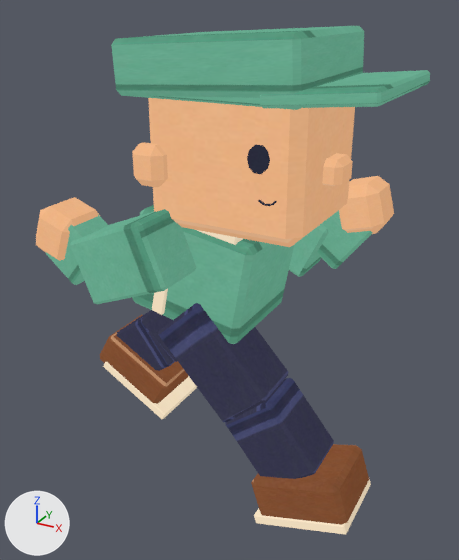
The glTF model games/speed_tofu/art/screenrace/courier_mint.glb as it was, and as the next commit left it.
Before and after are seen from a 50 mm lens placed at (0.632, -1.112, 1.043), pointed at (0.019, 0.003, 0.486). Lighting does not change. The marker at lower left points along +X, +Y and +Z. The older version comes first. Where no turn or scale is listed for an object, it has been applied to the vertices. Vertices at exactly the same position are counted once.

Objects in the first picture: 'brim', 'cap', 'head', 'jacket', 'mitten_0', 'mitten_1', 'shin_0', 'shin_1', 'shoe_0', 'shoe_1', 'sleeve_0', 'sole_0', 'sole_1', 'thigh_0' and 10 more.
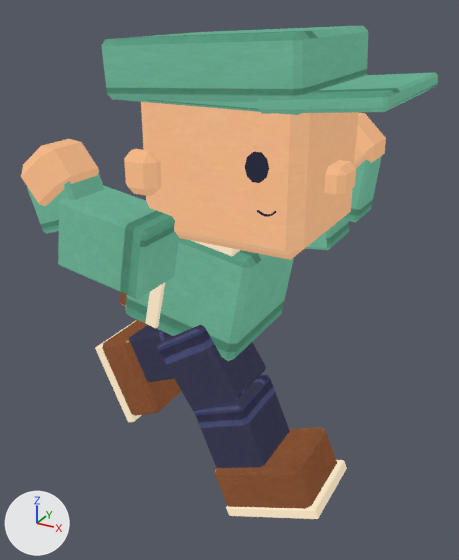
Not drawn themselves, but carrying or shaping drawn objects: ob_courier, ob_arm_0, ob_arm_1, ob_leg_0, ob_leg_1.

Where the newer file only moved an object's origin or applied its transform, the numbers keep the older frame.

Where the change shows, as pixel boxes (x1, y1, x2, y2) in the pictures (459 x 560 px):
'head', moved, rescaled (6% taller): before (148, 98, 355, 247); after (141, 102, 359, 260)
'cap', moved, rescaled: before (111, 26, 364, 98); after (102, 26, 368, 102)
'jacket', moved, rescaled: before (132, 205, 294, 344); after (125, 238, 294, 361)
'sleeve_0', moved, rescaled, turned: before (70, 209, 196, 304); after (58, 185, 179, 299)
'shoe_0', moved, turned, rescaled: before (251, 444, 369, 525); after (214, 428, 337, 509)
'shin_0', reshaped, moved, rescaled, turned: before (225, 378, 334, 479); after (194, 375, 290, 468)
'thigh_0', reshaped, moved, rescaled, turned: before (158, 303, 288, 423); after (157, 325, 266, 412)
'mitten_0', moved, rescaled, turned: before (36, 197, 100, 261); after (21, 139, 99, 206)
'brim', moved, rescaled: before (260, 70, 430, 109); after (258, 73, 438, 114)
'shoe_1', moved, turned, rescaled: before (100, 315, 188, 404); after (102, 320, 181, 416)
'mitten_1', moved, rescaled, turned: before (339, 176, 394, 234); after (354, 113, 386, 168)
'forearm_1', moved, rescaled, turned: before (317, 210, 373, 269); after (342, 156, 382, 223)
'sole_0', moved, turned, rescaled: before (254, 479, 371, 535); after (226, 460, 347, 519)
'forearm_0', moved, rescaled, turned: before (46, 214, 109, 285); after (27, 172, 104, 234)
'shin_1', reshaped, moved, rescaled, turned: before (117, 313, 176, 371); after (129, 325, 174, 382)
'ear_-1', moved, rescaled (7% taller): before (132, 143, 168, 187); after (124, 149, 161, 196)
'sole_1', moved, turned, rescaled: before (103, 362, 197, 419); after (95, 321, 141, 422)
'sleeve_1', moved, rescaled, turned: before (289, 224, 329, 277); after (305, 219, 349, 250)
'cap_band', moved, rescaled (7% taller): before (133, 96, 301, 110); after (127, 100, 302, 115)
'nose', moved, rescaled: before (322, 153, 353, 190); after (325, 160, 356, 199)
'eye_-1', moved, rescaled (7% taller): before (247, 145, 270, 174); after (245, 152, 269, 183)
'cargo_strap_-1', moved, rescaled: before (152, 289, 168, 315); after (145, 283, 165, 328)
'thigh_1', moved, rescaled, turned (not visible afterwards): before (141, 310, 177, 362)
'collar', moved, rescaled (mostly hidden): before (197, 230, 243, 245); after (191, 240, 240, 256)
'back_harness', moved, rescaled (not visible before): after (120, 292, 126, 306)
'smile_-1_0', moved, rescaled: before (258, 200, 265, 205); after (257, 210, 264, 216)
'smile_-1_1', moved, rescaled: before (265, 204, 271, 206); after (263, 214, 270, 217)
'smile_-1_2', moved, rescaled: before (271, 201, 277, 205); after (270, 211, 276, 216)

Edits to the bpy script that builds the scene:
```text
Change me_shin_0:
    used by ob_shin_0; parent = ob_leg_0; location = (0.0, 0.087, -0.475)
    remove me_shin_0.from_pydata(...)  # 24 vertices, 44 faces; spans x 0.112..0.358, y -0.158..-0.016, z 0.064..0.316
    add me_shin_0.from_pydata(...)  # 24 vertices, 44 faces; spans x -0.071..0.071, y -0.168..-0.006, z 0.11..0.29
    me_shin_0 part 2: 24 of 24 vertices moved; they spanned x 0.112..0.358, y -0.158..-0.016, z 0.064..0.316 and now span x -0.071..0.071, y -0.168..-0.006, z 0.11..0.29; mean shift (-0.235, 0.0, 0.01)
Change me_shoe_0:
    remove me_shoe_0.from_pydata(...)  # 24 vertices, 44 faces; spans x 0.168..0.385, y -0.155..0.007, z -0.012..0.136
    add me_shoe_0.from_pydata(...)  # 24 vertices, 44 faces; spans x 0.081..0.311, y -0.164..0.007, z -0.016..0.153
    me_shoe_0 part 3: the whole mesh is turned -4.9 degrees about the y axis through its middle and scaled by 1.06, then moved by (-0.08, -0.004, 0.006)
Change me_sole_0:
    remove me_sole_0.from_pydata(...)  # 24 vertices, 44 faces; spans x 0.181..0.387, y -0.157..0.009, z -0.03..0.056
    add me_sole_0.from_pydata(...)  # 24 vertices, 44 faces; spans x 0.117..0.33, y -0.166..0.01, z -0.03..0.077
    me_sole_0 part 4: the whole mesh is turned -4.9 degrees about the y axis through its middle and scaled by 1.06, then moved by (-0.06, -0.004, 0.011)
Change me_thigh_0:
    used by ob_thigh_0; parent = ob_leg_0; location = (0.0, 0.087, -0.475)
    remove me_thigh_0.from_pydata(...)  # 24 vertices, 44 faces; spans x -0.079..0.224, y -0.161..-0.013, z 0.22..0.53
    add me_thigh_0.from_pydata(...)  # 24 vertices, 44 faces; spans x -0.074..0.074, y -0.168..-0.006, z 0.29..0.48
    me_thigh_0 part 1: 24 of 24 vertices moved; they spanned x -0.079..0.224, y -0.161..-0.013, z 0.22..0.53 and now span x -0.074..0.074, y -0.168..-0.006, z 0.29..0.48; mean shift (-0.072, 0.0, 0.01)
Change me_shin_1:
    used by ob_shin_1; parent = ob_leg_1; location = (0.0, -0.087, -0.475)
    remove me_shin_1.from_pydata(...)  # 24 vertices, 44 faces; spans x -0.363..-0.167, y 0.016..0.158, z 0.139..0.341
    add me_shin_1.from_pydata(...)  # 24 vertices, 44 faces; spans x -0.071..0.071, y 0.006..0.168, z 0.11..0.29
    me_shin_1 part 5: 24 of 24 vertices moved; they spanned x -0.363..-0.167, y 0.016..0.158, z 0.139..0.341 and now span x -0.071..0.071, y 0.006..0.168, z 0.11..0.29; mean shift (0.265, 0.0, -0.04)
Change me_shoe_1:
    remove me_shoe_1.from_pydata(...)  # 24 vertices, 44 faces; spans x -0.358..-0.144, y -0.007..0.155, z 0.051..0.226
    add me_shoe_1.from_pydata(...)  # 24 vertices, 44 faces; spans x -0.346..-0.175, y -0.007..0.164, z 0.001..0.23
    me_shoe_1 part 6: the whole mesh is turned 35.7 degrees about the y axis through its middle and scaled by 1.06, then moved by (-0.01, 0.004, -0.023)
Change me_sole_1:
    remove me_sole_1.from_pydata(...)  # 24 vertices, 44 faces; spans x -0.339..-0.147, y -0.009..0.157, z 0.028..0.151
    add me_sole_1.from_pydata(...)  # 24 vertices, 44 faces; spans x -0.361..-0.249, y -0.01..0.166, z -0.02..0.192
    me_sole_1 part 7: the whole mesh is turned 35.7 degrees about the y axis through its middle and scaled by 1.06, then moved by (-0.062, 0.004, -0.003)
Change ob_courier:
    ob_courier.location: (-0.0148, 0.0, 0.0301) -> (-0.0233, 0.0, -0.0254)
    ob_courier.scale: (0.85, 0.85, 0.85) -> (0.899, 0.899, 0.899)
Change ob_arm_0:
    ob_arm_0.rotation_euler: (0.0, 0.0, 0.0) -> (0.0, 0.55, 0.0)  # degrees (0, 0, 0) -> degrees (0, 32, 0)
Change ob_arm_1:
    ob_arm_1.rotation_euler: (0.0, 0.0, 0.0) -> (0.0, -0.55, 0.0)  # degrees (0, 0, 0) -> degrees (0, -32, 0)
Change ob_leg_0:
    ob_leg_0.rotation_euler: (0.0, 0.0, 0.0) -> (0.0, -0.58, 0.0)  # degrees (0, 0, 0) -> degrees (0, -33, 0)
Change ob_shin_0:
    ob_shin_0.location: (0.0, 0.087, -0.475) -> (-0.0519, 0.087, -0.47)
    ob_shin_0.rotation_euler: (0.0, 0.0, 0.0) -> (0.0, 0.18, 0.0)  # degrees (0, 0, 0) -> degrees (0, 10, 0)
Change ob_leg_1:
    ob_leg_1.rotation_euler: (0.0, 0.0, 0.0) -> (0.0, 0.58, 0.0)  # degrees (0, 0, 0) -> degrees (0, 33, 0)
Change ob_shin_1:
    ob_shin_1.location: (0.0, -0.087, -0.475) -> (-0.156, -0.087, -0.43)
    ob_shin_1.rotation_euler: (0.0, 0.0, 0.0) -> (0.0, 0.566, 0.0)  # degrees (0, 0, 0) -> degrees (0, 32, 0)
```
